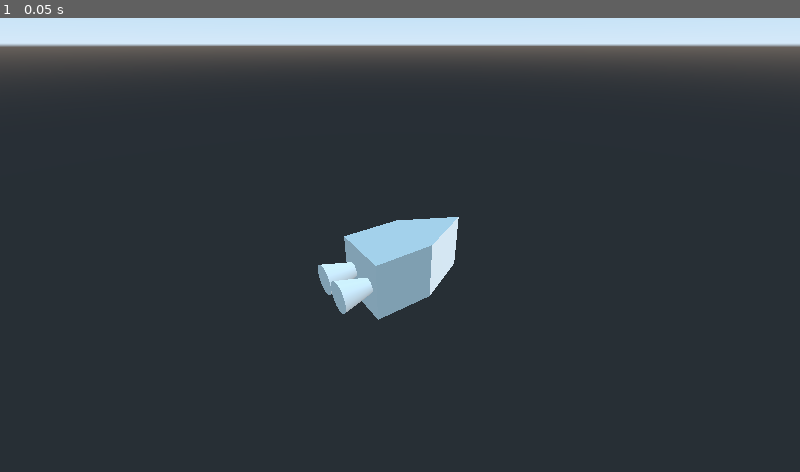
Above: before the commit, frame 1.
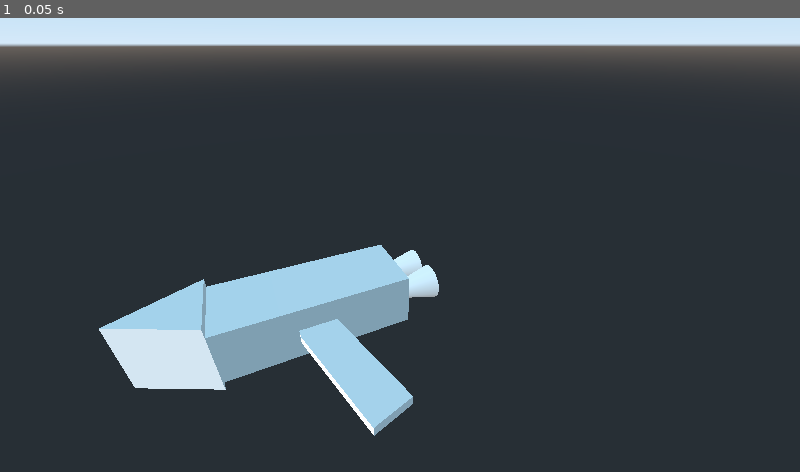
Above: after the commit, the same moment.

Repository: mswieboda/raideon
Game: Godot game, scene res://scenes/space.tscn
Same seed, same stepped clock (60 frames per second), same inputs: the game is played once before the commit and once after it.
Inputs:
- Up to frame 1 (0.05 s): no input

The runs differ from the first frame. In frame 1, 9.5% of the frame differs, in the area x 12-58%, y 43-93%.

Commit message:
adds basic ship parts

Diff:
--- a/objs/ship.tscn
+++ /dev/null
@@ -1,39 +0,0 @@
-[gd_scene load_steps=4 format=2]
-
-[sub_resource type="PrismMesh" id=1]
-
-[sub_resource type="CubeMesh" id=2]
-
-[sub_resource type="CylinderMesh" id=3]
-top_radius = 0.25
-bottom_radius = 0.5
-height = 1.0
-
-[node name="ship" type="Spatial"]
-
-[node name="cockpit" type="Spatial" parent="."]
-transform = Transform( 1, 0, 0, 0, 1, 0, 0, 0, 1, 0, 0, 2 )
-
-[node name="mesh" type="MeshInstance" parent="cockpit"]
-transform = Transform( 1, 0, 0, 0, -1.62921e-07, -1, 0, 1, -1.62921e-07, 0, 0, 0 )
-mesh = SubResource( 1 )
-material/0 = null
-
-[node name="body" type="Spatial" parent="."]
-
-[node name="mesh" type="MeshInstance" parent="body"]
-mesh = SubResource( 2 )
-material/0 = null
-
-[node name="rear" type="Spatial" parent="."]
-transform = Transform( 1, 0, 0, 0, 1, 0, 0, 0, 1, 0, 0, -1.5 )
-
-[node name="mesh" type="MeshInstance" parent="rear"]
-transform = Transform( 1, 0, 0, 0, -1.62921e-07, -1, 0, 1, -1.62921e-07, 0.5, 0, 0 )
-mesh = SubResource( 3 )
-material/0 = null
-
-[node name="mesh2" type="MeshInstance" parent="rear"]
-transform = Transform( 1, 0, 0, 0, -1.62921e-07, -1, 0, 1, -1.62921e-07, -0.5, 0, 0 )
-mesh = SubResource( 3 )
-material/0 = null
--- /dev/null
+++ b/objs/ships/bodies/body_basic.tscn
@@ -0,0 +1,15 @@
+[gd_scene load_steps=2 format=2]
+
+[sub_resource type="CubeMesh" id=1]
+
+[node name="body" type="Spatial"]
+
+[node name="mesh" type="MeshInstance" parent="."]
+mesh = SubResource( 1 )
+material/0 = null
+
+[node name="cockpit" type="Spatial" parent="."]
+transform = Transform( 1, 0, 0, 0, 1, 0, 0, 0, 1, 0, 0, 1 )
+
+[node name="rear" type="Spatial" parent="."]
+transform = Transform( 1, 0, 0, 0, 1, 0, 0, 0, 1, 0, 0, -1 )
--- /dev/null
+++ b/objs/ships/bodies/body_large.tscn
@@ -0,0 +1,19 @@
+[gd_scene load_steps=2 format=2]
+
+[sub_resource type="CubeMesh" id=1]
+size = Vector3( 2, 1.5, 5 )
+
+[node name="body" type="Spatial"]
+
+[node name="mesh" type="MeshInstance" parent="."]
+mesh = SubResource( 1 )
+material/0 = null
+
+[node name="cockpit" type="Spatial" parent="."]
+transform = Transform( 1, 0, 0, 0, 1, 0, 0, 0, 1, 0, 0, 2.5 )
+
+[node name="rear" type="Spatial" parent="."]
+transform = Transform( 1, 0, 0, 0, 1, 0, 0, 0, 1, 0, 0, -2.5 )
+
+[node name="wing_left" type="Spatial" parent="."]
+transform = Transform( 1, 0, 0, 0, 1, 0, 0, 0, 1, 1, 0, 0 )
--- /dev/null
+++ b/objs/ships/cockpits/cockpit_basic.tscn
@@ -0,0 +1,13 @@
+[gd_scene load_steps=2 format=2]
+
+[sub_resource type="PrismMesh" id=1]
+
+[node name="cockpit" type="Spatial"]
+
+[node name="mesh" type="MeshInstance" parent="."]
+transform = Transform( 1, 0, 0, 0, -1.62921e-07, -1, 0, 1, -1.62921e-07, 0, 0, 0 )
+mesh = SubResource( 1 )
+material/0 = null
+
+[node name="body" type="Spatial" parent="."]
+transform = Transform( 1, 0, 0, 0, 1, 0, 0, 0, 1, 0, 0, -1 )
--- /dev/null
+++ b/objs/ships/rears/rear_basic.tscn
@@ -0,0 +1,21 @@
+[gd_scene load_steps=2 format=2]
+
+[sub_resource type="CylinderMesh" id=1]
+top_radius = 0.25
+bottom_radius = 0.5
+height = 1.0
+
+[node name="rear" type="Spatial"]
+
+[node name="mesh" type="MeshInstance" parent="."]
+transform = Transform( 1, 0, 0, 0, -1.62921e-07, -1, 0, 1, -1.62921e-07, 0.5, 0, 0 )
+mesh = SubResource( 1 )
+material/0 = null
+
+[node name="mesh2" type="MeshInstance" parent="."]
+transform = Transform( 1, 0, 0, 0, -1.62921e-07, -1, 0, 1, -1.62921e-07, -0.5, 0, 0 )
+mesh = SubResource( 1 )
+material/0 = null
+
+[node name="body" type="Spatial" parent="."]
+transform = Transform( 1, 0, 0, 0, 1, 0, 0, 0, 1, 0, 0, 0.5 )
--- /dev/null
+++ b/objs/ships/ship.gd
@@ -0,0 +1,17 @@
+extends Spatial
+
+
+func _ready():
+	position_parts()
+
+# position cockpit, wings, rear in relation to body size
+func position_parts():
+	var parts = ["cockpit", "rear", "wing_left"]
+	var body_xform = $body.transform.origin
+
+	for part in parts:
+		var part_node = get_node(part)
+		var body_part = $body.get_node(part).transform.origin
+		var part_body = part_node.get_node("body").transform.origin
+
+		part_node.transform.origin = body_part - part_body
--- /dev/null
+++ b/objs/ships/ship.tscn
@@ -0,0 +1,19 @@
+[gd_scene load_steps=6 format=2]
+
+[ext_resource path="res://objs/ships/wings/wing_left_basic.tscn" type="PackedScene" id=1]
+[ext_resource path="res://objs/ships/rears/rear_basic.tscn" type="PackedScene" id=2]
+[ext_resource path="res://objs/ships/cockpits/cockpit_basic.tscn" type="PackedScene" id=3]
+[ext_resource path="res://objs/ships/ship.gd" type="Script" id=4]
+[ext_resource path="res://objs/ships/bodies/body_large.tscn" type="PackedScene" id=5]
+
+[node name="ship" type="Spatial"]
+script = ExtResource( 4 )
+
+[node name="cockpit" parent="." instance=ExtResource( 3 )]
+
+[node name="body" parent="." instance=ExtResource( 5 )]
+
+[node name="rear" parent="." instance=ExtResource( 2 )]
+
+[node name="wing_left" parent="." instance=ExtResource( 1 )]
+transform = Transform( 1, 0, 0, 0, 1, 0, 0, 0, 1, 0.469149, 0, -1.51825 )
--- /dev/null
+++ b/objs/ships/wings/wing_left_basic.tscn
@@ -0,0 +1,25 @@
+[gd_scene load_steps=3 format=2]
+
+[sub_resource type="CubeMesh" id=1]
+size = Vector3( 1, 0.25, 3 )
+
+[sub_resource type="CubeMesh" id=2]
+size = Vector3( 0.95, 0.25, 0.27 )
+
+[node name="wing_left" type="Spatial"]
+
+[node name="mesh" type="Spatial" parent="."]
+transform = Transform( -1.62921e-07, 0, -1, 0, 1, 0, 1, 0, -1.62921e-07, 0, 0, 0 )
+
+[node name="main_wing" type="MeshInstance" parent="mesh"]
+transform = Transform( 0.965926, 0, 0.258819, 0, 1, 0, -0.258819, 0, 0.965926, 0, 0, 0 )
+mesh = SubResource( 1 )
+material/0 = null
+
+[node name="start_edge" type="MeshInstance" parent="mesh"]
+transform = Transform( 1, 0, 0, 0, 1, 0, 0, 0, 1, 0.386371, 0, 1.45075 )
+mesh = SubResource( 2 )
+material/0 = null
+
+[node name="body" type="Spatial" parent="."]
+transform = Transform( 1, 0, 0, 0, 1, 0, 0, 0, 1, -1.5, 0, 0.3 )
--- a/scenes/space.tscn
+++ b/scenes/space.tscn
@@ -1,6 +1,25 @@
-[gd_scene load_steps=2 format=2]
+[gd_scene load_steps=3 format=2]
 
-[ext_resource path="res://objs/ship.tscn" type="PackedScene" id=1]
+[ext_resource path="res://objs/ships/ship.tscn" type="PackedScene" id=1]
+
+[sub_resource type="GDScript" id=1]
+script/source = "extends Camera
+
+
+# Declare member variables here. Examples:
+# var a = 2
+# var b = \"text\"
+
+
+# Called when the node enters the scene tree for the first time.
+func _ready():
+	pass # Replace with function body.
+
+
+# Called every frame. 'delta' is the elapsed time since the previous frame.
+func _process(delta):
+	pass
+"
 
 [node name="space" type="Spatial"]
 
@@ -10,4 +29,5 @@
 transform = Transform( 1, 0, 0, 0, 1, 0, 0, 0, 1, 8.2555, 12.3528, 0 )
 
 [node name="camera" type="Camera" parent="."]
-transform = Transform( -0.558165, 0.414865, -0.718567, 0, 0.866025, 0.5, 0.82973, 0.279083, -0.483385, -7.68939, 6.29137, -4.69081 )
+transform = Transform( 0.43196, -0.450946, 0.781062, 0, 0.866025, 0.5, -0.901893, -0.21598, 0.374088, 7.54634, 6.29137, 0.910809 )
+script = SubResource( 1 )
